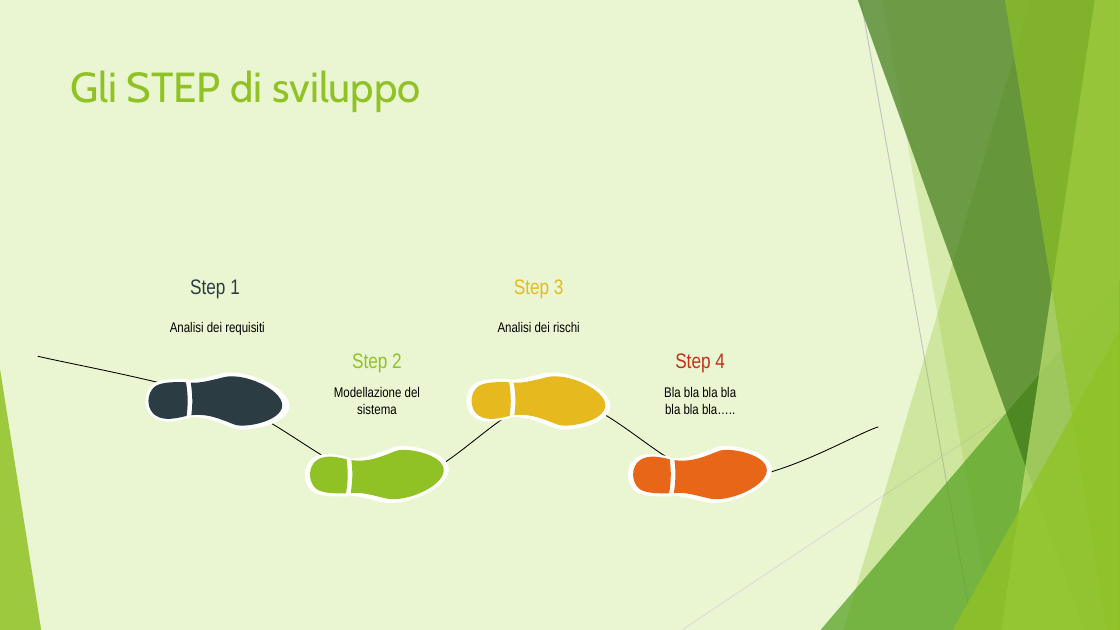
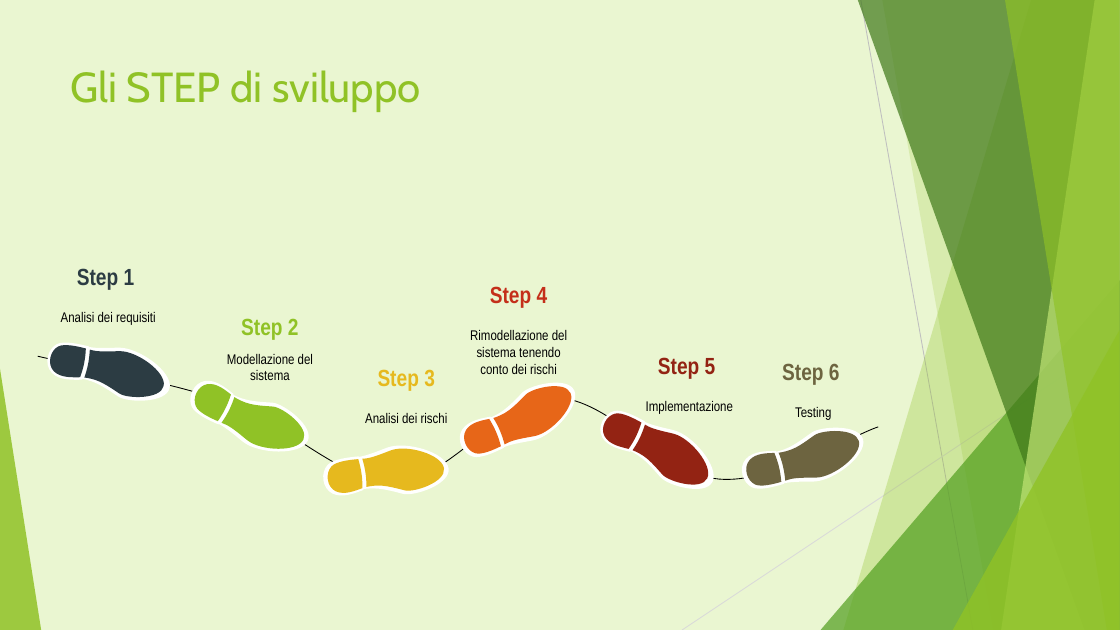
Before and after one commit to ChiaraAmalia/solidityproj, a slide deck: slide 2 of documenti/Footprint calculator.pptx. Drawn at 1120x630 pixels with LibreOffice and Linux fonts; fonts in the diff are those of the drawing. Boxes give left, top, right and bottom in pixels: in the first picture for what was removed or moved away, otherwise in the second. Text is boxed around its words. In the diff, an @@ line names an element or a change of style, - is before the commit and + after.

```diff
--- a/documenti/Footprint calculator.pptx
+++ b/documenti/Footprint calculator.pptx
@@ text "Step 1": place and size @@
-text "Step 1" at [190,279,240,299]
+text "Step 1" at [77,268,135,290]
@@ text "Analisi dei requisiti": place and size @@
-text "Analisi dei requisiti" at [170,322,265,335]
+text "Analisi dei requisiti" at [61,312,156,325]
@@ size 18 to 20 pt, bold on in 4 elements at [77,268,135,290], [241,318,299,340], [378,369,435,391], [490,286,548,308] @@
@@ text "Step 4": place and size @@
-text "Step 4" at [675,353,725,373]
+text "Step 4" at [490,286,548,308]
@@ text "Step 2": place and size @@
-text "Step 2" at [352,353,402,373]
+text "Step 2" at [241,318,299,340]
@@ rotation 90 to 102 degrees; outline redrawn in 4 elements at [74,337,177,411], [81,341,169,406], [46,341,87,382], [44,338,91,386] @@
@@ text "Modellazione del sistema": place and size @@
-text "Modellazione del sistema" at [334,387,420,414]
+text "Modellazione del sistema" at [227,354,313,380]
@@ text added at [470,330,567,374], 12 pt, text #000000 @@
+Rimodellazione del sistema tenendo conto dei rischi
@@ text added at [658,357,716,379], 20 pt, text #932313, bold @@
+Step 5
@@ rotation 90 to 115 degrees; outline redrawn in 4 elements at [210,381,318,471], [217,387,312,466], [184,372,237,425], [189,377,234,422] @@
@@ text "Step 3": place and size @@
-text "Step 3" at [514,279,564,299]
+text "Step 3" at [378,369,435,391]
@@ rotation 90 to 65 degrees; outline redrawn in 4 elements at [453,411,506,464], [458,415,502,460], [480,370,588,459], [488,375,582,453] @@
@@ text removed at [664,387,736,414] @@
-Bla bla bla bla bla bla bla…..
@@ text added at [782,363,840,385], 20 pt, text #6D6540, bold @@
+Step 6
@@ text "Analisi dei rischi": place and size @@
-text "Analisi dei rischi" at [498,322,580,332]
+text "Analisi dei rischi" at [365,413,448,423]
@@ group added at [593,404,727,503]: 4 freeform shapes @@
@@ text added at [646,401,733,414], 12 pt, text #000000 @@
+Implementazione
@@ text added at [795,407,831,420], 12 pt, text #000000 @@
+Testing
@@ rotation 90 to 82 degrees; outline redrawn in 4 elements at [321,456,365,501], [326,459,364,498], [353,436,451,503], [361,440,447,498] @@
@@ group added at [737,417,871,494]: 4 freeform shapes @@
```
